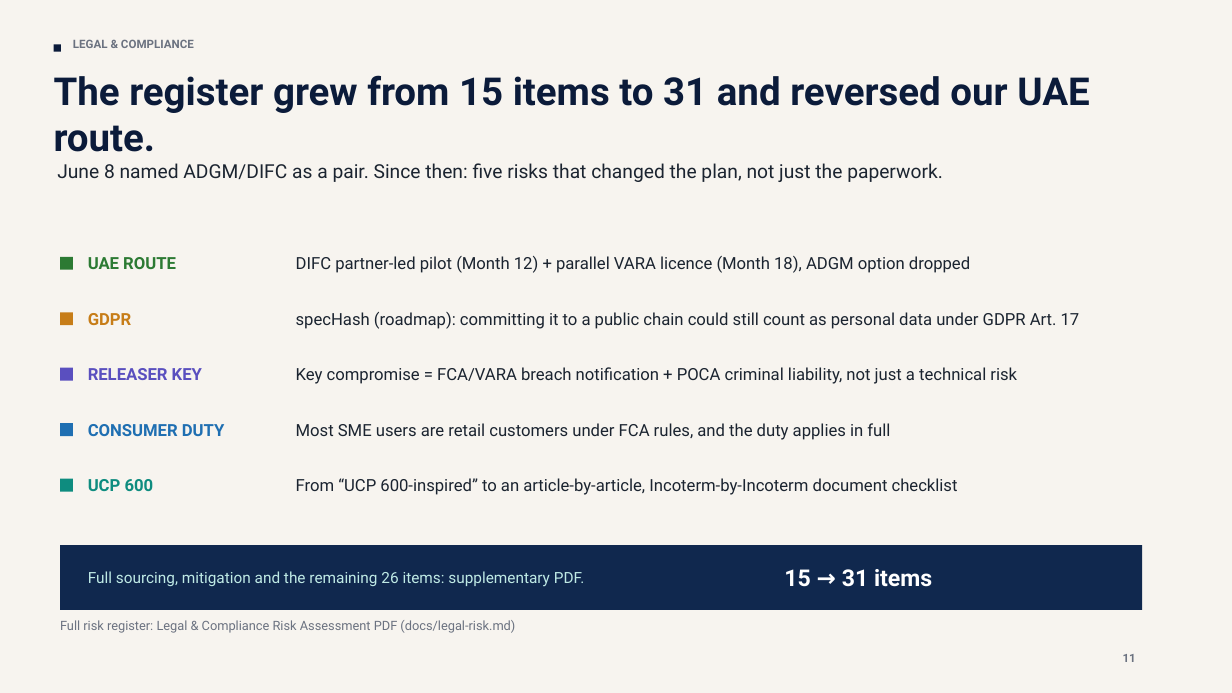
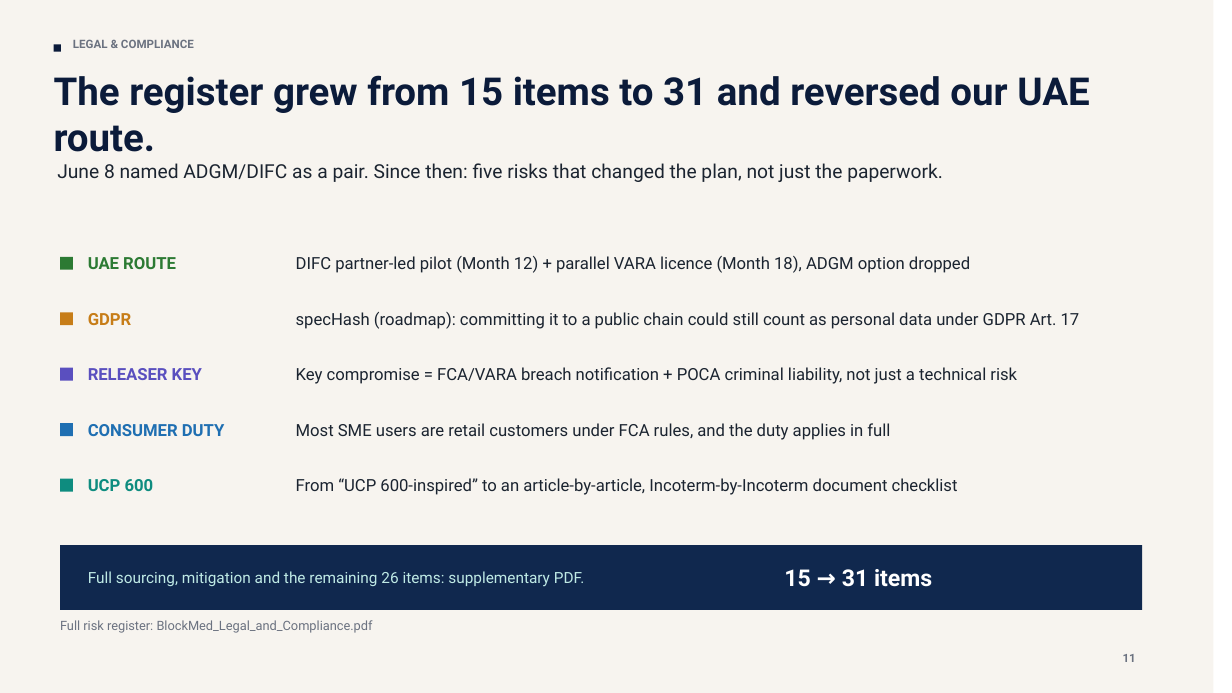
Before and after one commit to nchengg/BlockMed, a slide deck: slide 4 of proposal/Pitch-Deck-Aug-14.pptx. Drawn at 1232x693 pixels with LibreOffice and Linux fonts; fonts in the diff are those of the drawing. Boxes give left, top, right and bottom in pixels: in the first picture for what was removed or moved away, otherwise in the second. Text is boxed around its words. In the diff, an @@ line names an element or a change of style, - is before the commit and + after.

Commit message:
Final changes in Legal & Compliance PDF

```diff
--- a/proposal/Pitch-Deck-Aug-14.pptx
+++ b/proposal/Pitch-Deck-Aug-14.pptx
@@ rectangle: place and size @@
-rectangle at bbox=[0, 0, 1232, 693]
+rectangle at bbox=[0, 0, 1214, 693]
@@ text at bbox=[60, 620, 373, 633]: text changed @@
-Full risk register: Legal & Compliance Risk Assessment PDF (docs/legal-risk.md)
+Full risk register: BlockMed_Legal_and_Compliance.pdf
```
Also in this commit, not shown: 1 other slide changed, 3 other files.
